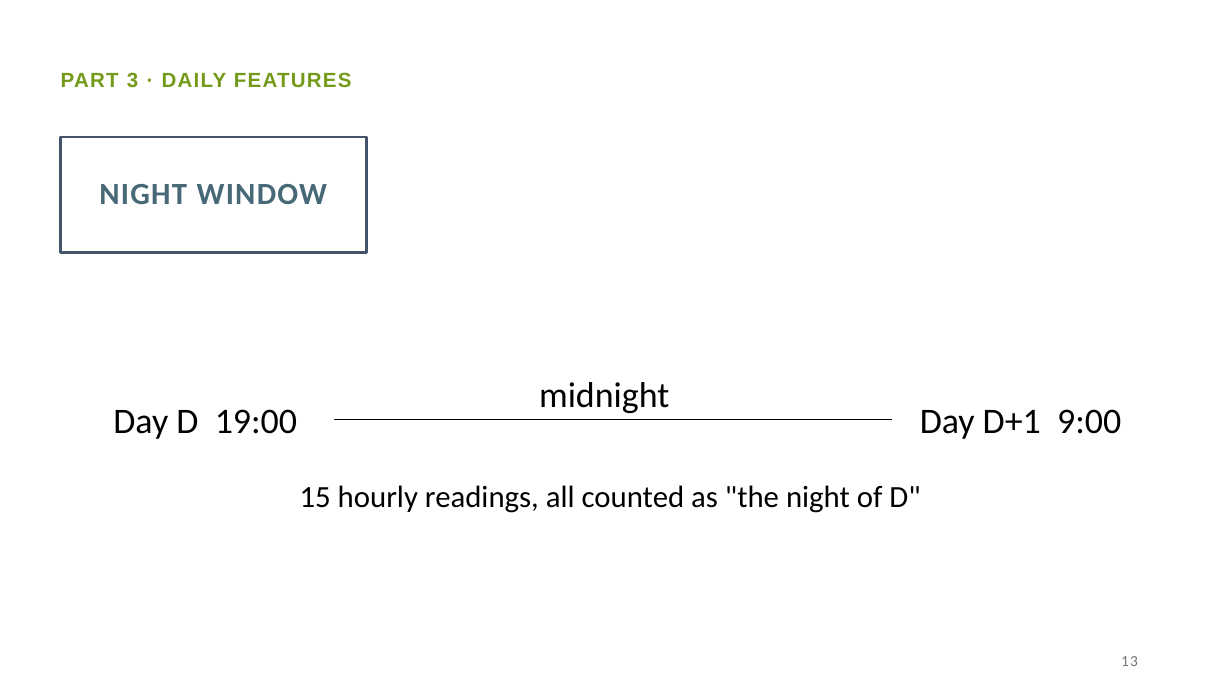
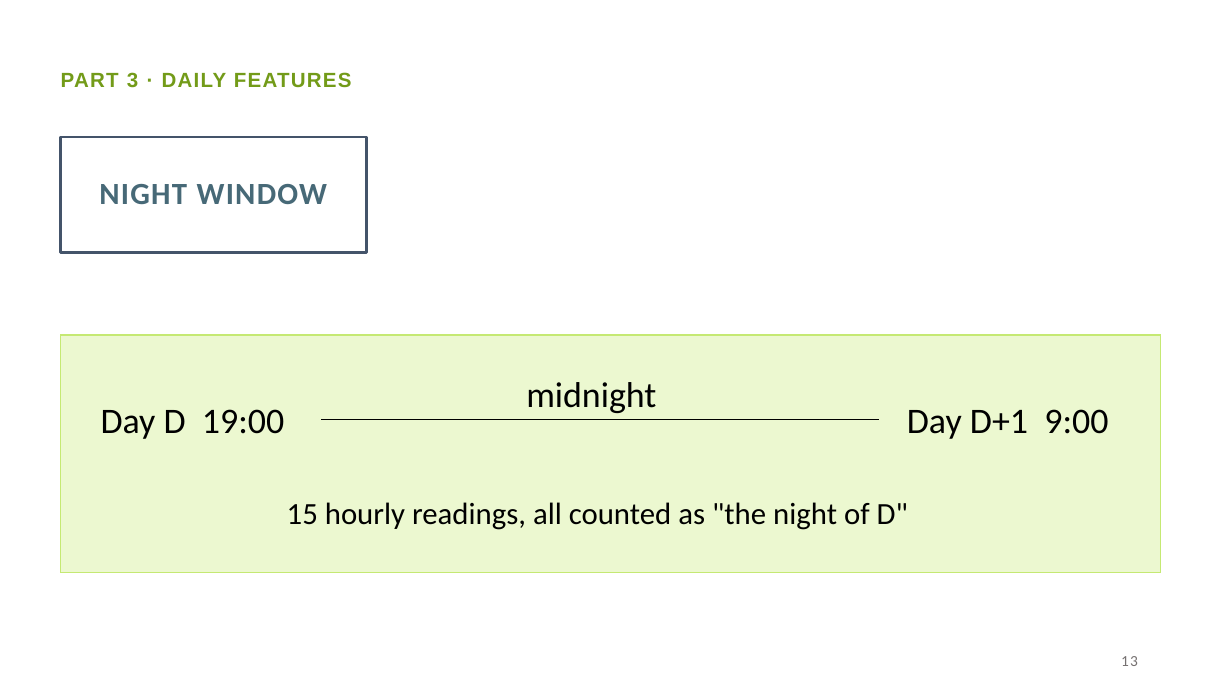
Before and after one commit to Tendor517/KNU_BigData, a slide deck: slide 13 of Predicting Heatwaves and.pptx. Drawn at 1232x693 pixels with LibreOffice and Linux fonts; fonts in the diff are those of the drawing. Boxes give left, top, right and bottom in pixels: in the first picture for what was removed or moved away, otherwise in the second. Text is boxed around its words. In the diff, an @@ line names an element or a change of style, - is before the commit and + after.

```diff
--- a/Predicting Heatwaves and.pptx
+++ b/Predicting Heatwaves and.pptx
@@ rectangle added at bbox=[61, 335, 1161, 572], fill #ECF8D0, outline #C5E973 1 pt @@
@@ 3 texts, 1 line: place and size @@
-3 texts, 1 line at bbox=[113, 382, 1121, 439]
+3 texts, 1 line at bbox=[101, 382, 1108, 439]
@@ text "15 hourly readings, all counted ...": place and size @@
-text "15 hourly readings, all counted ..." at bbox=[300, 485, 920, 513]
+text "15 hourly readings, all counted ..." at bbox=[287, 502, 908, 530]
```
Also in this commit, not shown: 5 other slides changed.
